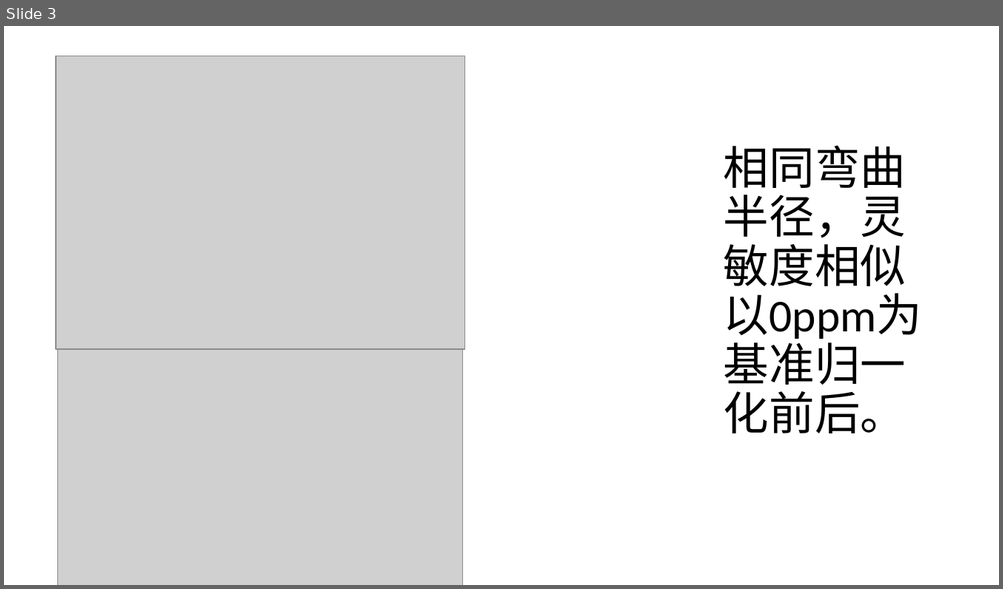
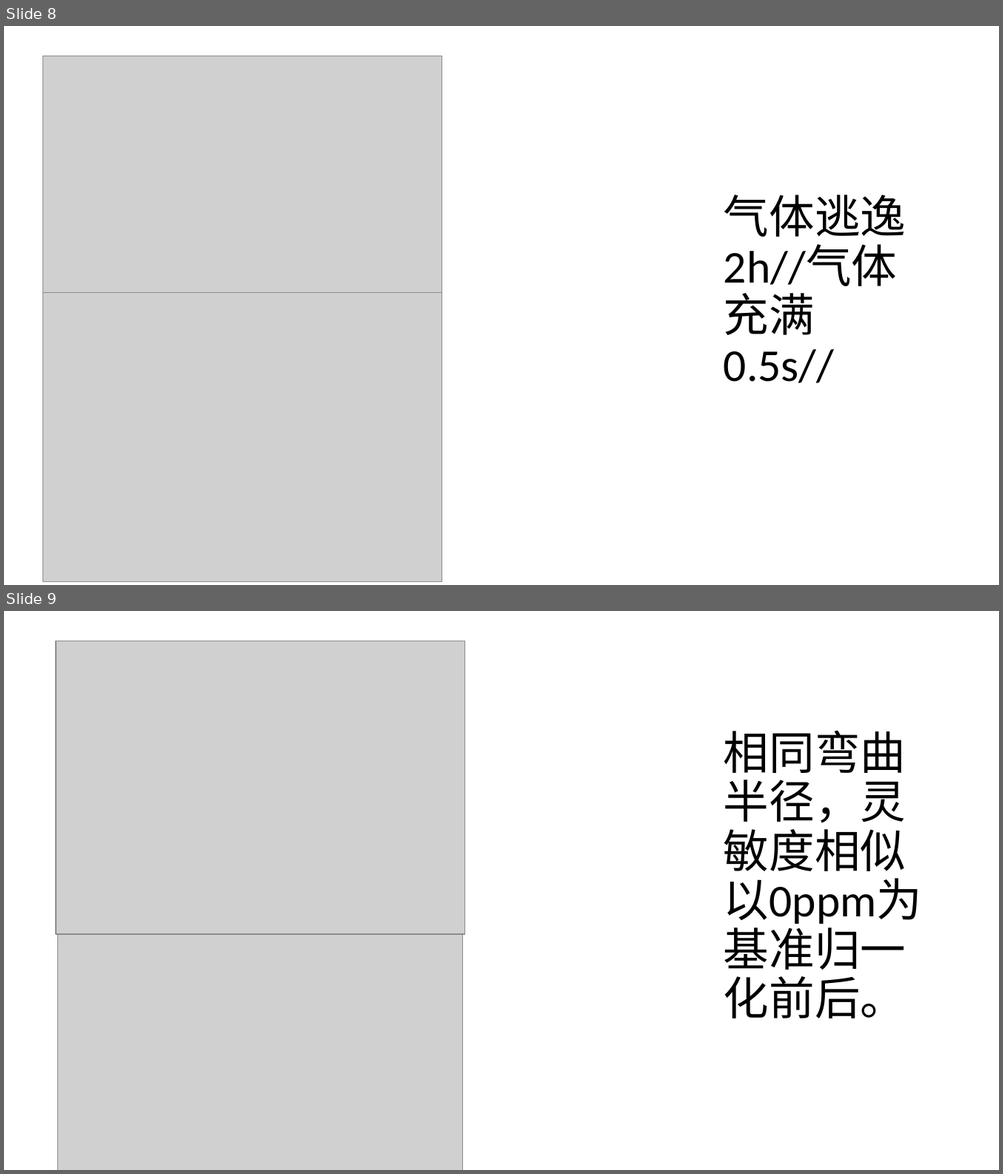
Before and after one commit to alwee021/CV, a slide deck: 毕业论文/论文用图.pptx. Shown one above the other, each under a label of ours: slide 3 before the commit, slides 8 and 9 after it. The pictures are 1003x589 and 1003x1174 pixels, drawn with LibreOffice and Linux fonts; fonts in the diff are those of the drawing; grey boxes stand for pictures. Boxes give left, top, right and bottom in pixels: in the first picture for what was removed or moved away, otherwise in the second. Text is boxed around its words. In the diff, an @@ line names an element or a change of style, - is before the commit and + after.

```diff
--- a/毕业论文/论文用图.pptx
+++ b/毕业论文/论文用图.pptx
@@ slide 8 added at [4,26,999,585], background #FFFFFF @@
@@ picture added at [42,56,442,349] @@
@@ title added at [723,195,905,383], 44 pt, text #000000 @@
+气体逃逸2h//气体充满0.5s//
@@ picture added at [42,293,442,582] @@
@@ what was slide 3 is now slide 9 @@
```
Also in this commit, not shown: 2 slides changed, 7 other slides added, 2 slides removed, 21 other files.
